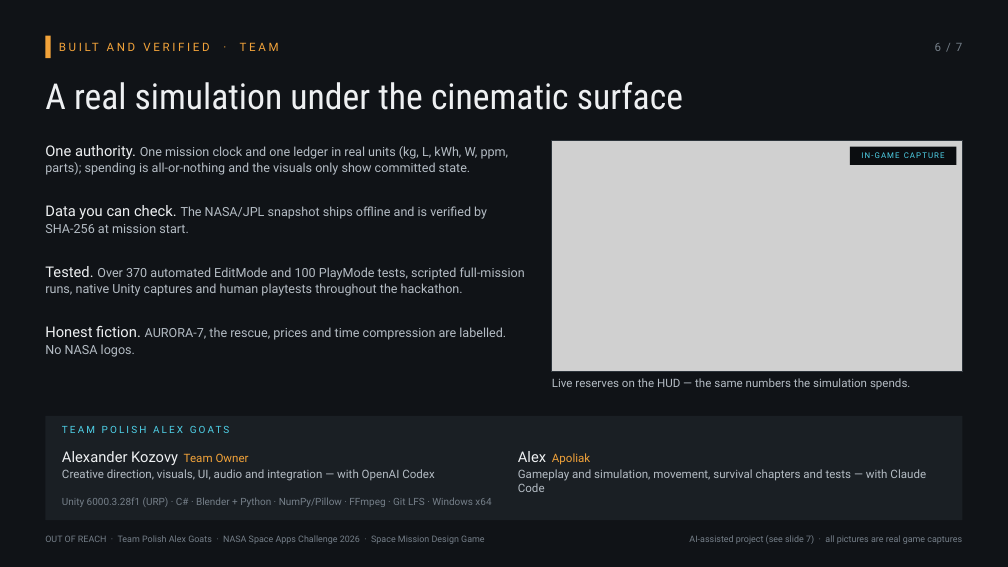
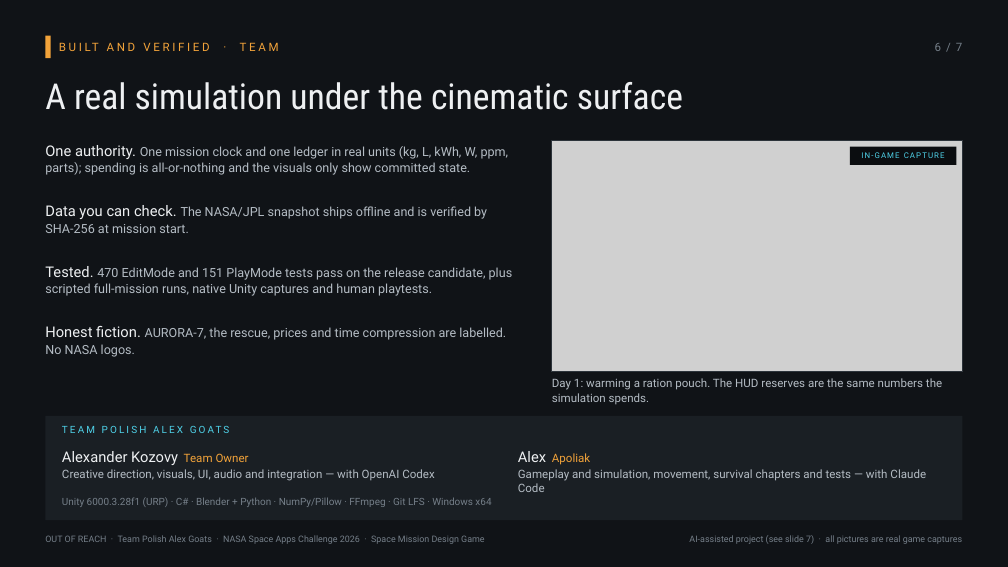
Before and after one commit to alex-slovakia/out-of-reach, a slide deck: slide 6 of docs/submission-draft-2026/deck/OUT-OF-REACH_SpaceApps2026_deck.pptx. Drawn at 1008x567 pixels with LibreOffice and Linux fonts; fonts in the diff are those of the drawing; grey boxes stand for pictures. Boxes give left, top, right and bottom in pixels: in the first picture for what was removed or moved away, otherwise in the second. Text is boxed around its words. In the diff, an @@ line names an element or a change of style, - is before the commit and + after.

```diff
--- a/docs/submission-draft-2026/deck/OUT-OF-REACH_SpaceApps2026_deck.pptx
+++ b/docs/submission-draft-2026/deck/OUT-OF-REACH_SpaceApps2026_deck.pptx
@@ text at (45,266,513,296): text changed @@
-Tested. Over 370 automated EditMode and 100 PlayMode tests, scripted full-mission runs, native Unity captures and human playtests throughout the hackathon.
+Tested. 470 EditMode and 151 PlayMode tests pass on the release candidate, plus scripted full-mission runs, native Unity captures and human playtests.
@@ text at (552,378,942,405): text changed @@
-Live reserves on the HUD — the same numbers the simulation spends.
+Day 1: warming a ration pouch. The HUD reserves are the same numbers the simulation spends.
```
Also in this commit, not shown: 4 other slides changed, 14 other files.
